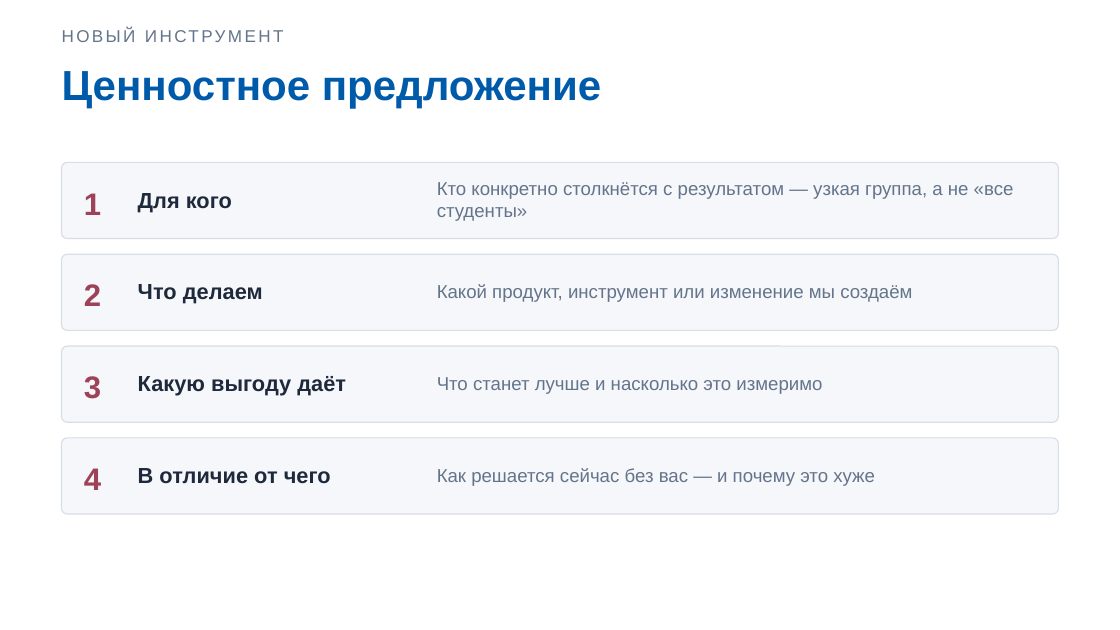
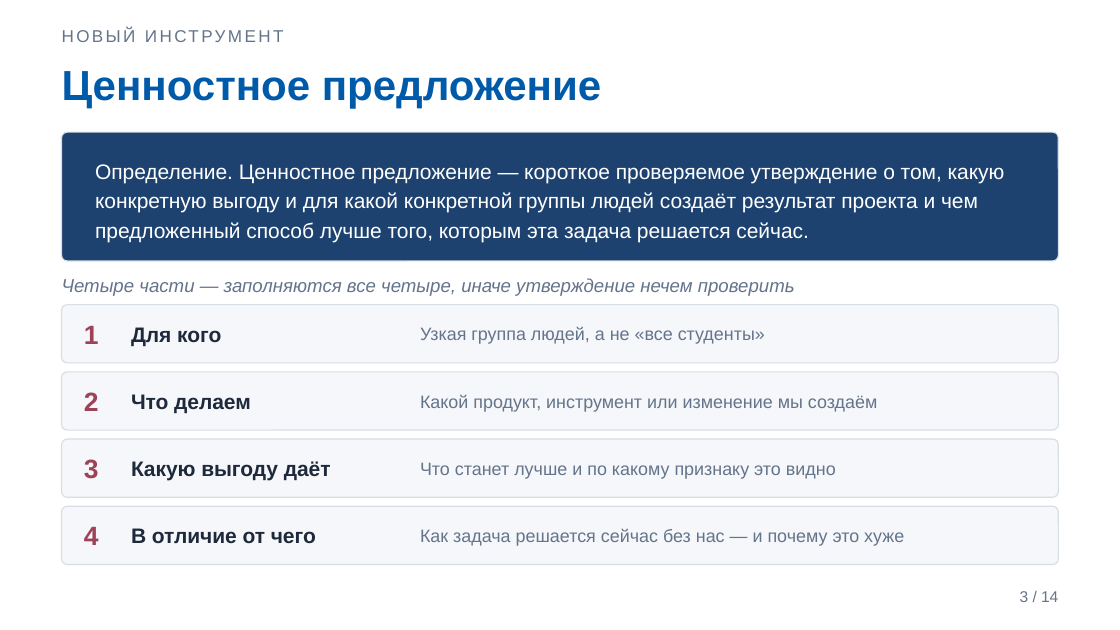
Before and after one commit to DimaMuhannad/OPD, a slide deck: slide 3 of zanyatiya/Zanyatie_02_Praktika1_Slaydy.pptx. Drawn at 1120x630 pixels with LibreOffice and Linux fonts; fonts in the diff are those of the drawing. Boxes give left, top, right and bottom in pixels: in the first picture for what was removed or moved away, otherwise in the second. Text is boxed around its words. In the diff, an @@ line names an element or a change of style, - is before the commit and + after.

```diff
--- a/zanyatiya/Zanyatie_02_Praktika1_Slaydy.pptx
+++ b/zanyatiya/Zanyatie_02_Praktika1_Slaydy.pptx
@@ rounded rectangle: place and size @@
-rounded rectangle at [62, 162, 1058, 239]
+rounded rectangle at [62, 132, 1058, 261]
@@ rounded rectangle at [62, 132, 1058, 261]: fill #F5F7FA to #1E4270; proportions changed @@
@@ text added at [95, 164, 1005, 242], 13.5 pt, text #FFFFFF @@
+Определение. Ценностное предложение — короткое проверяемое утверждение о том, какую конкретную выгоду и для какой конкретной группы людей создаёт результат проекта и чем предложенный способ лучше того, которым эта задача решается сейчас.
@@ text added at [62, 278, 795, 296], 12 pt, text #64748B, italic @@
+Четыре части — заполняются все четыре, иначе утверждение нечем проверить
@@ proportions changed in 3 elements at [62, 439, 1058, 497], [62, 372, 1058, 430], [62, 305, 1058, 363] @@
@@ rounded rectangle: place and size @@
-rounded rectangle at [62, 254, 1058, 330]
+rounded rectangle at [62, 305, 1058, 363]
@@ size 20 to 17 pt in 4 elements at [84, 527, 99, 545], [84, 459, 99, 479], [84, 392, 99, 411], [84, 326, 99, 344] @@
@@ text "1": place and size @@
-text "1" at [84, 193, 101, 215]
+text "1" at [84, 326, 99, 344]
@@ size 14 to 13.5 pt in 4 elements at [131, 528, 316, 544], [131, 461, 331, 481], [131, 394, 251, 413], [131, 327, 221, 346] @@
@@ text "Для кого": place and size @@
-text "Для кого" at [138, 193, 232, 212]
+text "Для кого" at [131, 327, 221, 346]
@@ text at [420, 327, 765, 344]: text changed; size 12 to 11.5 pt @@
-Кто конкретно столкнётся с результатом — узкая группа, а не «все студенты»
+Узкая группа людей, а не «все студенты»
@@ rounded rectangle: place and size @@
-rounded rectangle at [62, 346, 1058, 422]
+rounded rectangle at [62, 372, 1058, 430]
@@ text "2": place and size @@
-text "2" at [84, 284, 101, 306]
+text "2" at [84, 392, 99, 411]
@@ text "Что делаем": place and size @@
-text "Что делаем" at [138, 284, 263, 304]
+text "Что делаем" at [131, 394, 251, 413]
@@ text "Какой продукт, инструмент или изменение ...": place and size @@
-text "Какой продукт, инструмент или изменение ..." at [437, 284, 912, 302]
+text "Какой продукт, инструмент или изменение ..." at [420, 395, 877, 412]
@@ text "Какой продукт, инструмент или изменение ..." at [420, 395, 877, 412]: size 12 to 11.5 pt @@
@@ rounded rectangle: place and size @@
-rounded rectangle at [62, 438, 1058, 514]
+rounded rectangle at [62, 439, 1058, 497]
@@ text "3": place and size @@
-text "3" at [84, 376, 101, 399]
+text "3" at [84, 459, 99, 479]
@@ text "Какую выгоду даёт": place and size @@
-text "Какую выгоду даёт" at [138, 376, 346, 396]
+text "Какую выгоду даёт" at [131, 461, 331, 481]
@@ text at [420, 462, 836, 479]: text changed; size 12 to 11.5 pt @@
-Что станет лучше и насколько это измеримо
+Что станет лучше и по какому признаку это видно
@@ rounded rectangle added at [62, 506, 1058, 564], fill #F5F7FA, outline #D8DEE6 0.75 pt @@
@@ text "4": place and size @@
-text "4" at [84, 468, 101, 490]
+text "4" at [84, 527, 99, 545]
@@ text "В отличие от чего": place and size @@
-text "В отличие от чего" at [138, 468, 331, 484]
+text "В отличие от чего" at [131, 528, 316, 544]
@@ text at [420, 528, 904, 546]: text changed; size 12 to 11.5 pt @@
-Как решается сейчас без вас — и почему это хуже
+Как задача решается сейчас без нас — и почему это хуже
@@ text added at [1020, 591, 1058, 602], 10 pt, text #64748B @@
+3 / 14
```
Also in this commit, not shown: 8 other slides changed, 4 slides added, 2 slides removed, 5 other files.
